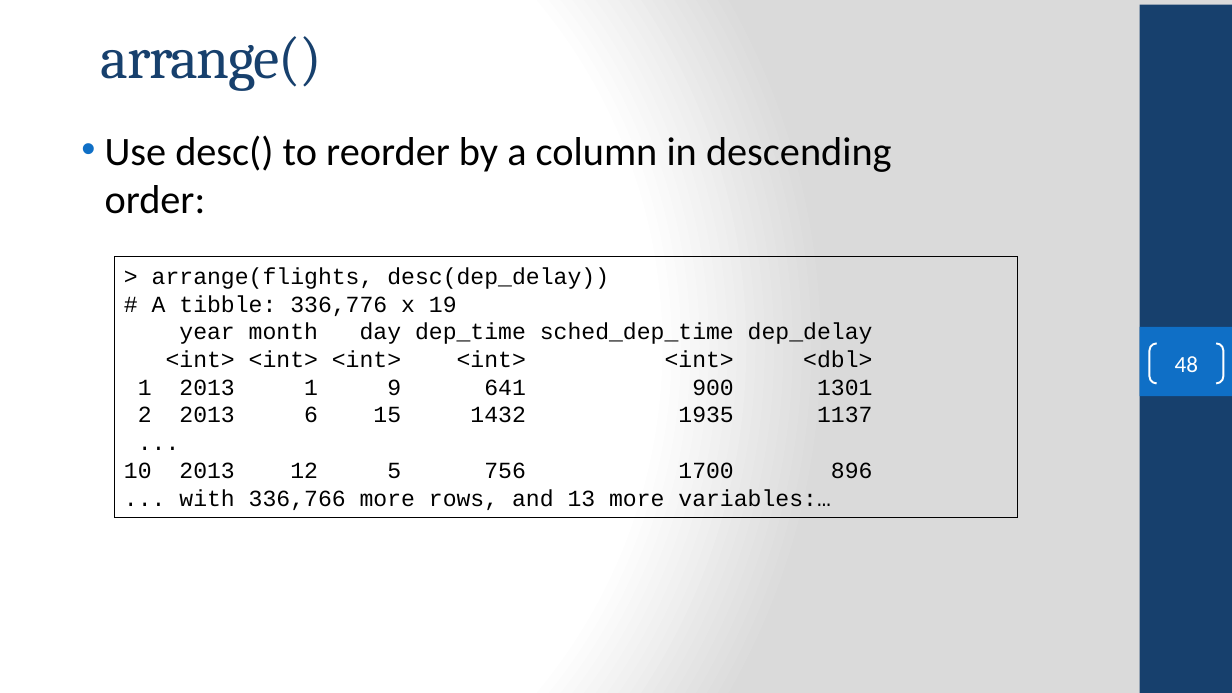
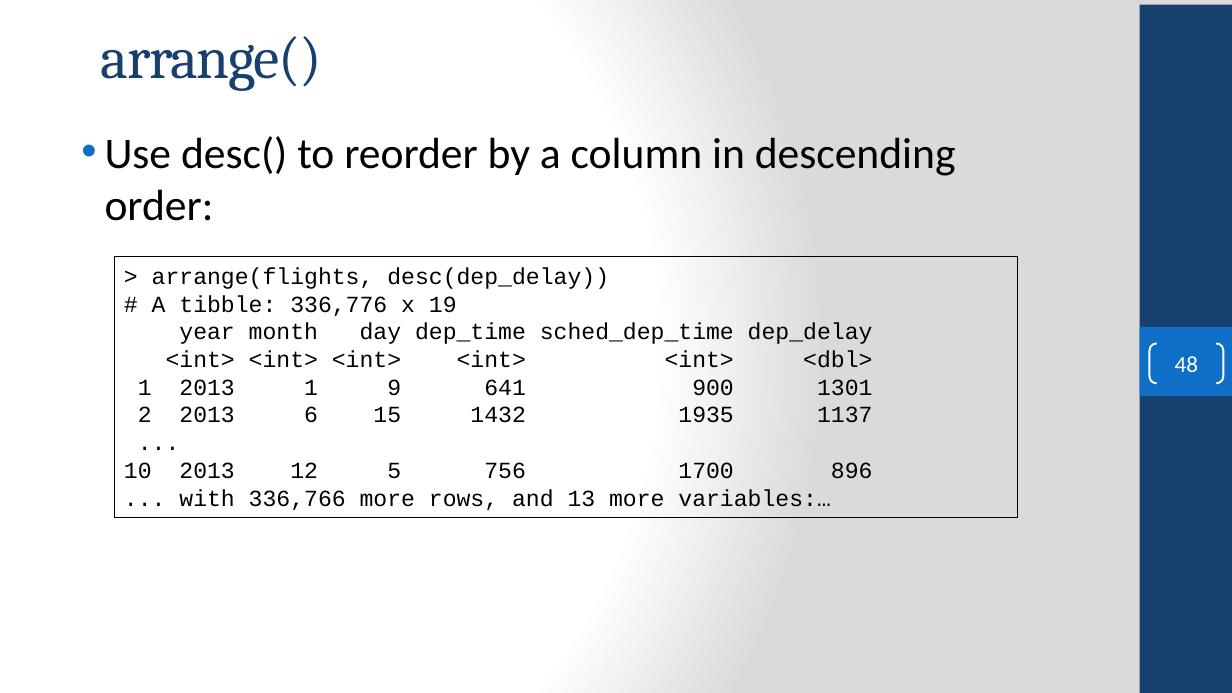
Before and after one commit to FSCJ-COP2073C/cop2073c-FullContent, a slide deck: slide 48 of slides/COP2073C-Module10.pptx. Drawn at 1232x693 pixels with LibreOffice and Linux fonts; fonts in the diff are those of the drawing; background and template pictures are left out. Boxes give left, top, right and bottom in pixels: in the first picture for what was removed or moved away, otherwise in the second. Text is boxed around its words. In the diff, an @@ line names an element or a change of style, - is before the commit and + after.

```diff
--- a/slides/COP2073C-Module10.pptx
+++ b/slides/COP2073C-Module10.pptx
@@ text "Use desc() to reorder by ..." at (x1=105, y1=136, x2=956, y2=221): size 31.4 to 34 pt @@
```
Also in this commit, not shown: 5 other slides changed, 1 other file.
